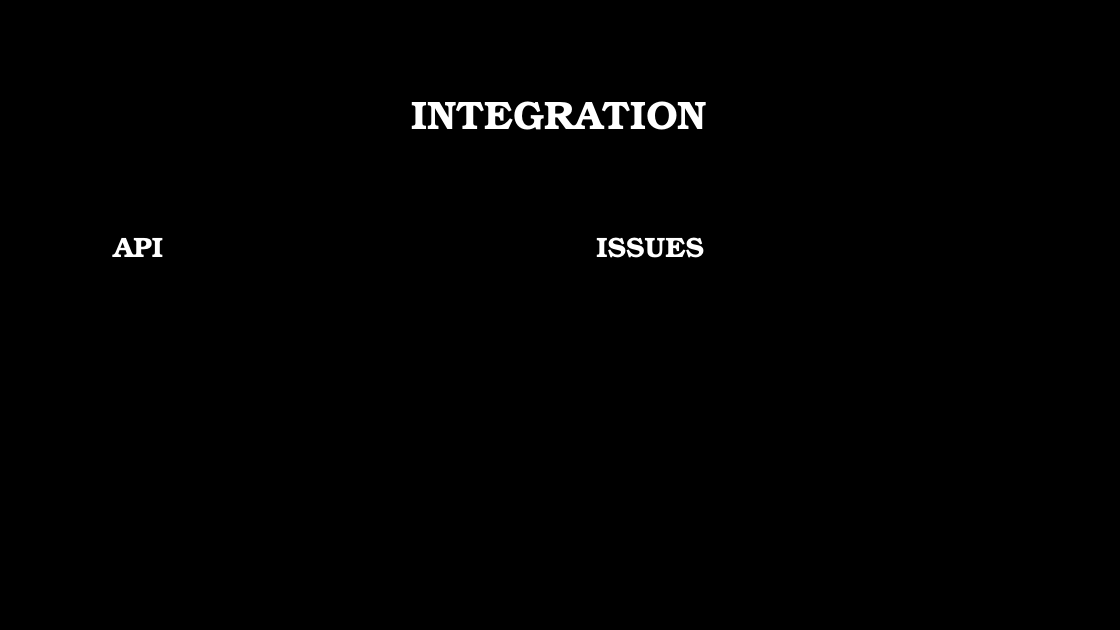
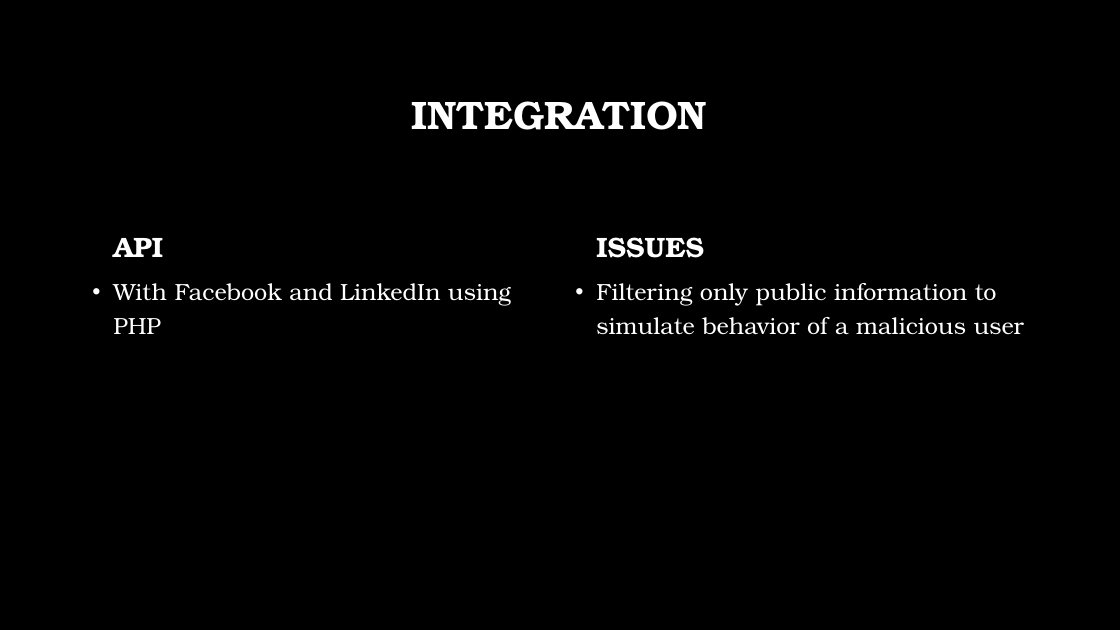
Before and after one commit to mickeymv/socialFootprint, a slide deck: slide 3 of MidtermPpt.pptx. Drawn at 1120x630 pixels with LibreOffice and Linux fonts; fonts in the diff are those of the drawing; background and template pictures are left out. Boxes give left, top, right and bottom in pixels: in the first picture for what was removed or moved away, otherwise in the second. Text is boxed around its words. In the diff, an @@ line names an element or a change of style, - is before the commit and + after.

```diff
--- a/MidtermPpt.pptx
+++ b/MidtermPpt.pptx
@@ text added at [113,283,511,334], 20 pt, text #FFFFFF @@
+• With Facebook and LinkedIn using PHP
@@ text added at [596,283,1024,335], 20 pt, text #FFFFFF @@
+• Filtering only public information to simulate behavior of a malicious user
```
Also in this commit, not shown: 1 other slide changed, 2 slides added, 1 slide removed.
